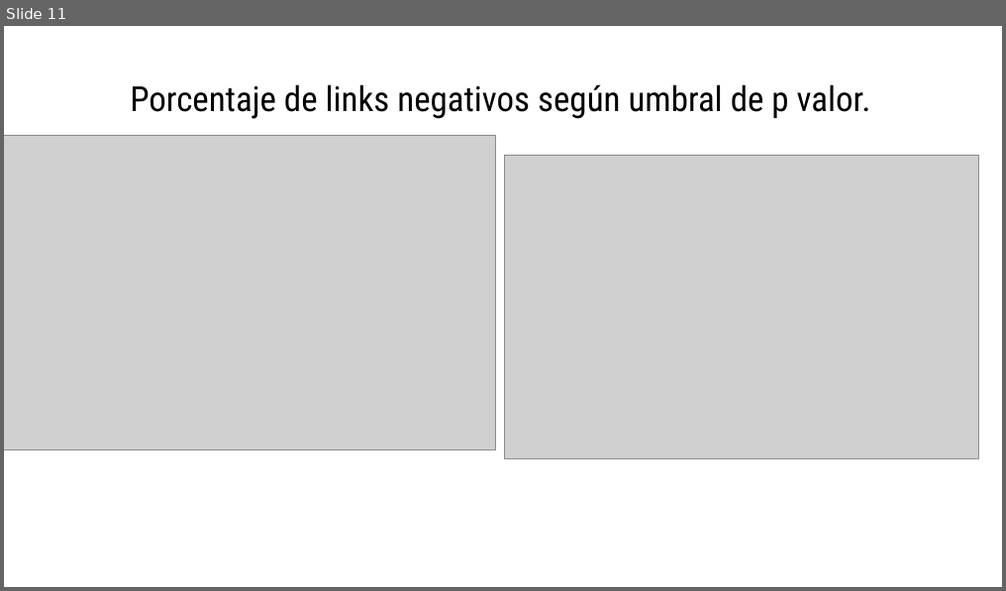
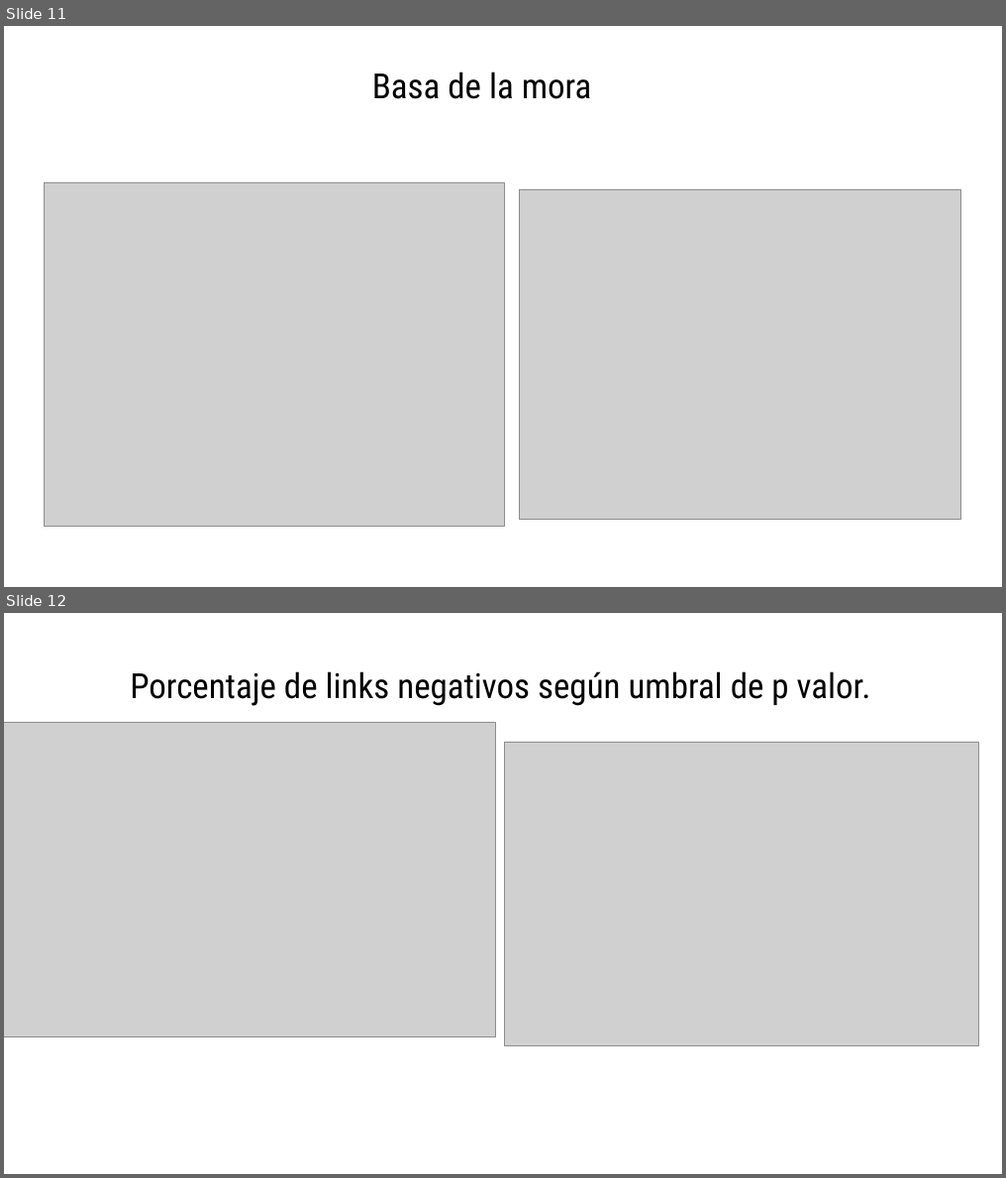
Before and after one commit to anacanoherranz/TFM, a slide deck: resumen TFM.pptx. Shown one above the other, each under a label of ours: slide 11 before the commit, slides 11 and 12 after it. The pictures are 1006x591 and 1006x1178 pixels, drawn with LibreOffice and Linux fonts; fonts in the diff are those of the drawing; grey boxes stand for pictures. Boxes give left, top, right and bottom in pixels: in the first picture for what was removed or moved away, otherwise in the second. Text is boxed around its words. In the diff, an @@ line names an element or a change of style, - is before the commit and + after.

```diff
--- a/resumen TFM.pptx
+++ b/resumen TFM.pptx
@@ slide 11 added at bbox=[4, 26, 1002, 587], background #FFFFFF @@
@@ title added at bbox=[372, 72, 592, 99], 25 pt, text #000000 @@
+Basa de la mora
@@ picture added at bbox=[44, 183, 505, 527] @@
@@ picture added at bbox=[519, 190, 961, 520] @@
@@ what was slide 11 is now slide 12 @@
```
Also in this commit, not shown: 2 other slides added, 2 slides removed, 34 other files.
